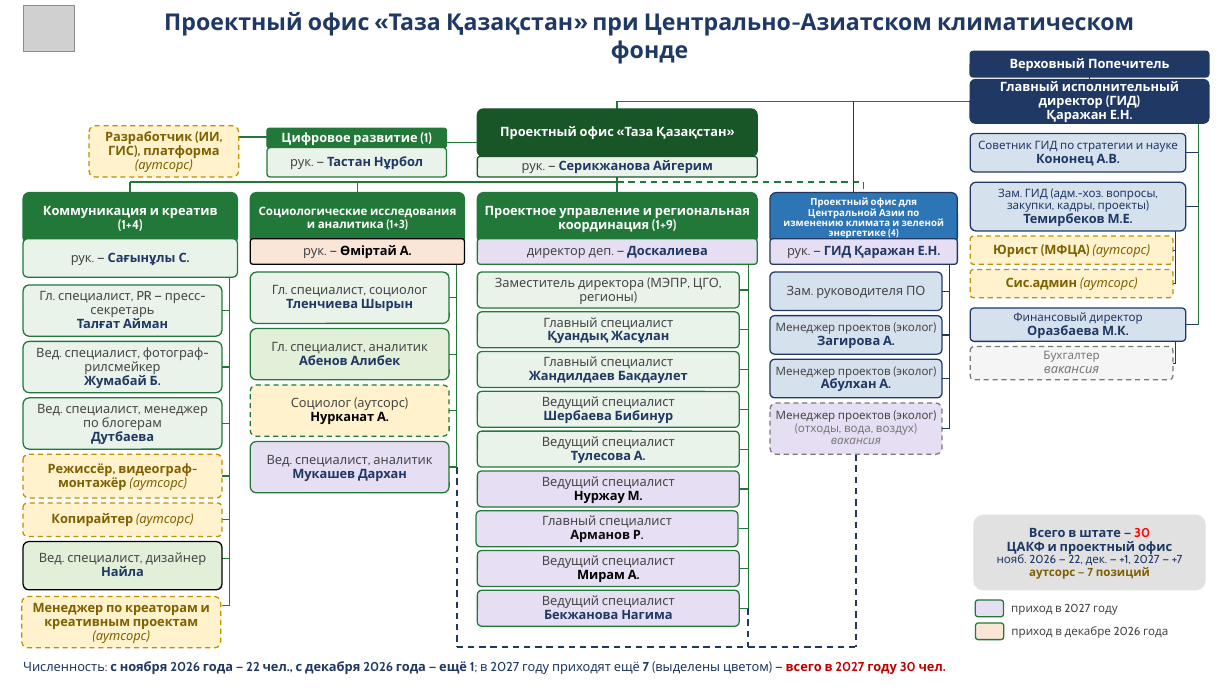
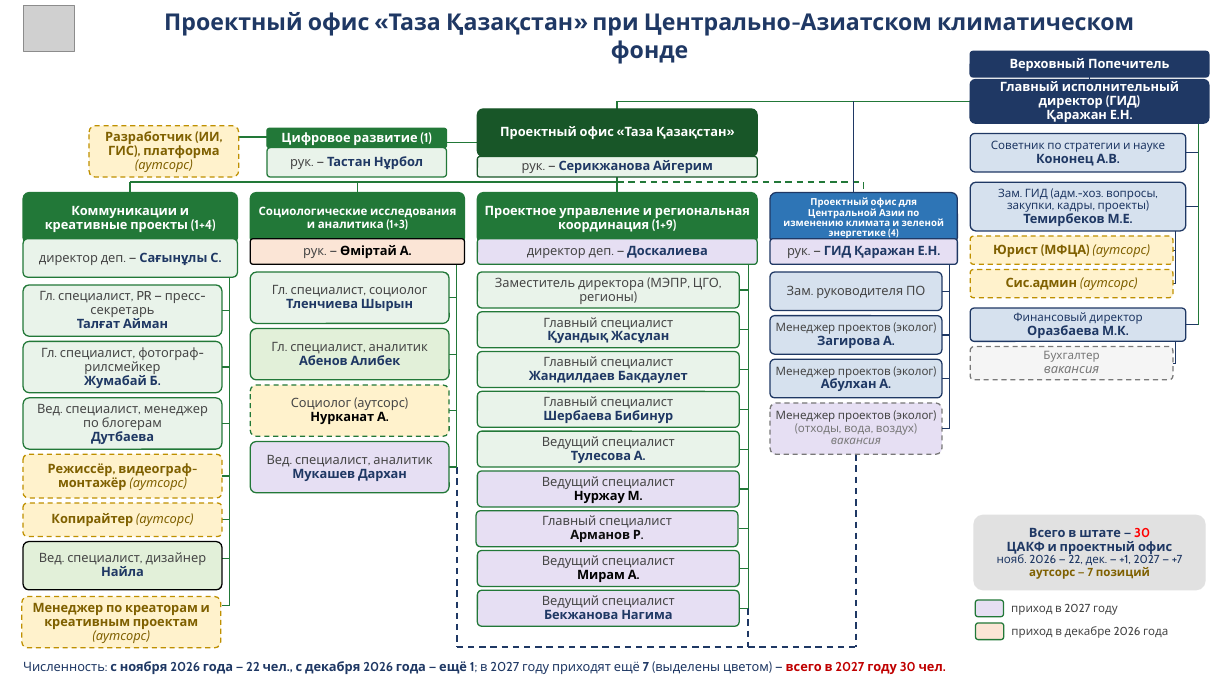
Before and after one commit to murat01042014/obsidian-vault, a slide deck: slide 1 of TAZA/_документы/Структура ЦАКФ и проектного офиса ТК – от Айгерим 20.10 – без окладов.pptx. Drawn at 1232x693 pixels with LibreOffice and Linux fonts; fonts in the diff are those of the drawing; grey boxes stand for pictures. Boxes give left, top, right and bottom in pixels: in the first picture for what was removed or moved away, otherwise in the second. Text is boxed around its words. In the diff, an @@ line names an element or a change of style, - is before the commit and + after.

```diff
--- a/TAZA/_документы/Структура ЦАКФ и проектного офиса ТК – от Айгерим 20.10 – без окладов.pptx
+++ b/TAZA/_документы/Структура ЦАКФ и проектного офиса ТК – от Айгерим 20.10 – без окладов.pptx
@@ text in rounded rectangle at (991, 140, 1165, 152): text changed @@
-Советник ГИД по стратегии и науке
+Советник по стратегии и науке
@@ text in rounded rectangle at (45, 206, 216, 232): text changed @@
-Коммуникация и креатив (1+4)
+Коммуникации и креативные проекты (1+4)
@@ text in rounded rectangle at (39, 252, 218, 265): text changed; text colour #1F3864 to #464646; bold off @@
-рук. — Сағынұлы С.
+директор деп. — Сағынұлы С.
@@ text in rounded rectangle at (41, 347, 198, 374): text changed @@
-Вед. специалист, фотограф-рилсмейкер
+Гл. специалист, фотограф-рилсмейкер
@@ text in rounded rectangle at (543, 396, 674, 409): text changed @@
-Ведущий специалист
+Главный специалист
```
Also in this commit, not shown: 6 other files.
